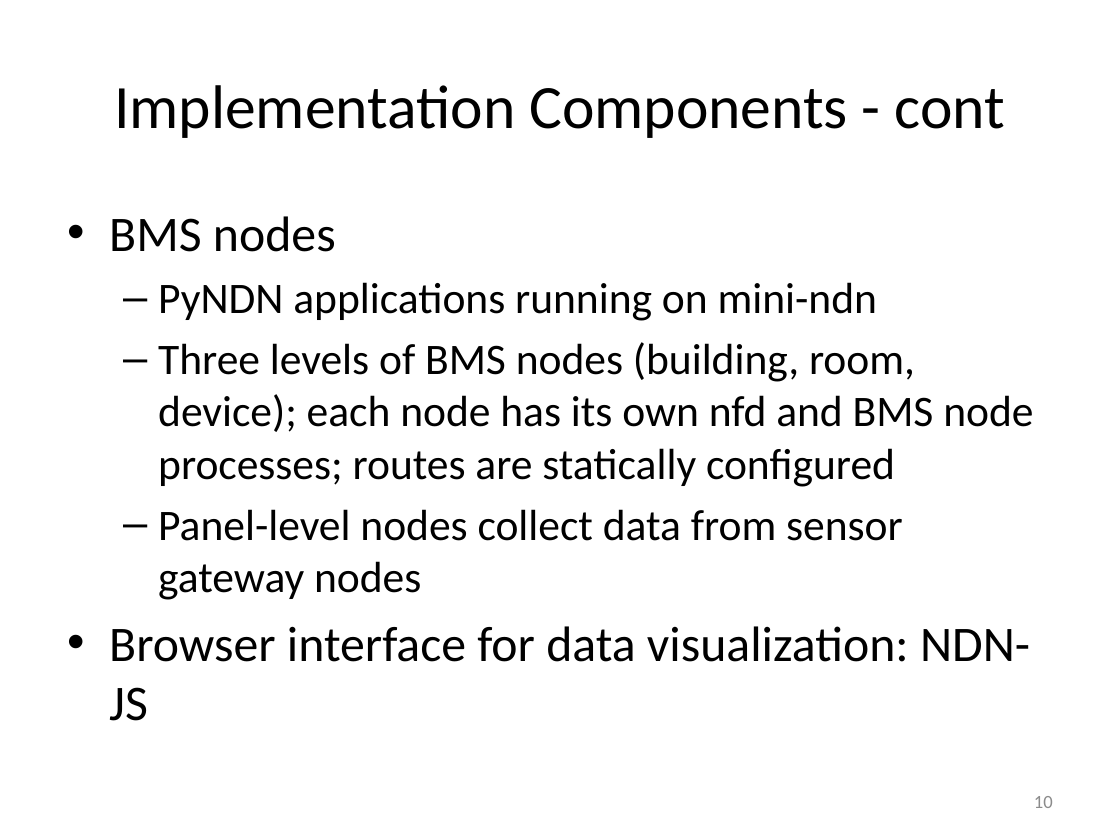
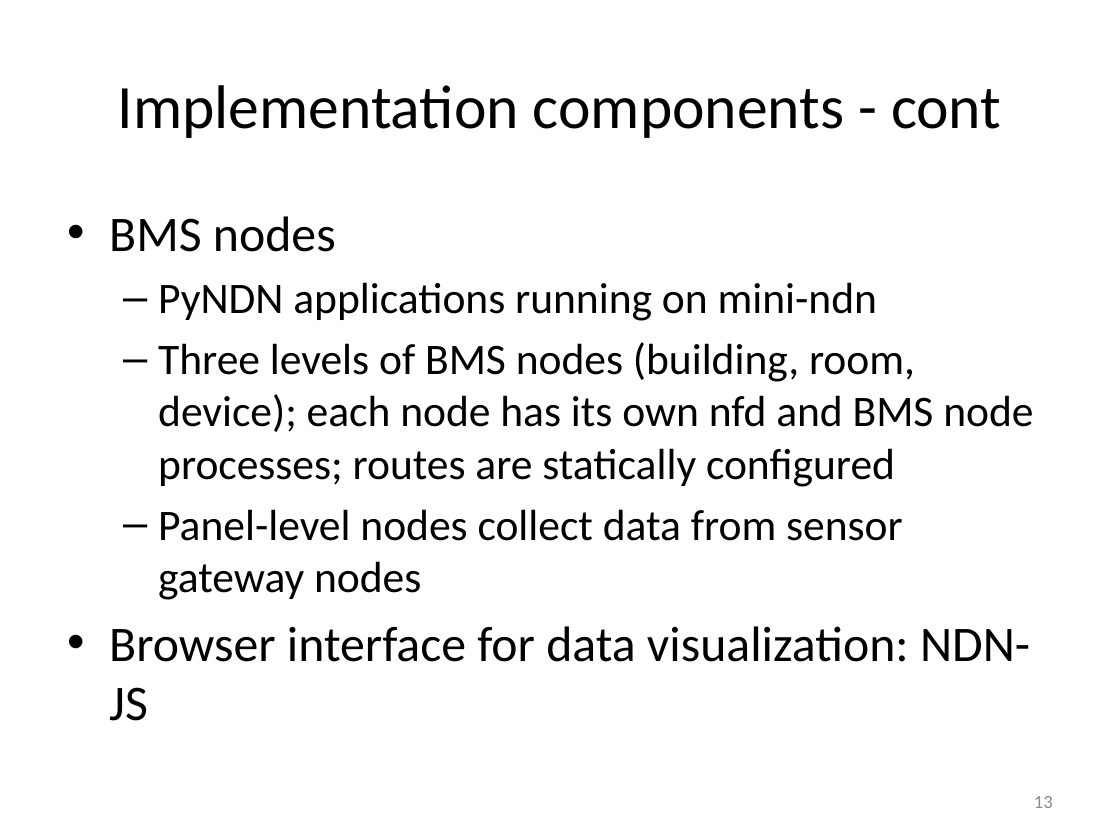
Before and after one commit to HHHlaing/bms-node, a slide deck: slide 13 of bms-poster-presentations/presentations/bms-application-design.pptx (slide 10 before the commit). Drawn at 1120x840 pixels with LibreOffice and Linux fonts; fonts in the diff are those of the drawing. Boxes give left, top, right and bottom in pixels: in the first picture for what was removed or moved away, otherwise in the second. Text is boxed around its words. In the diff, an @@ line names an element or a change of style, - is before the commit and + after.

```diff
--- a/bms-poster-presentations/presentations/bms-application-design.pptx
+++ b/bms-poster-presentations/presentations/bms-application-design.pptx
@@ title at [118,85,1001,138]: text changed @@
-Implementation Components - cont
+Implementation components - cont
@@ page number at [1034,796,1053,808]: text changed @@
-10
+13
```
Also in this commit, not shown: 8 other slides changed, 3 slides added, 6 other files.
